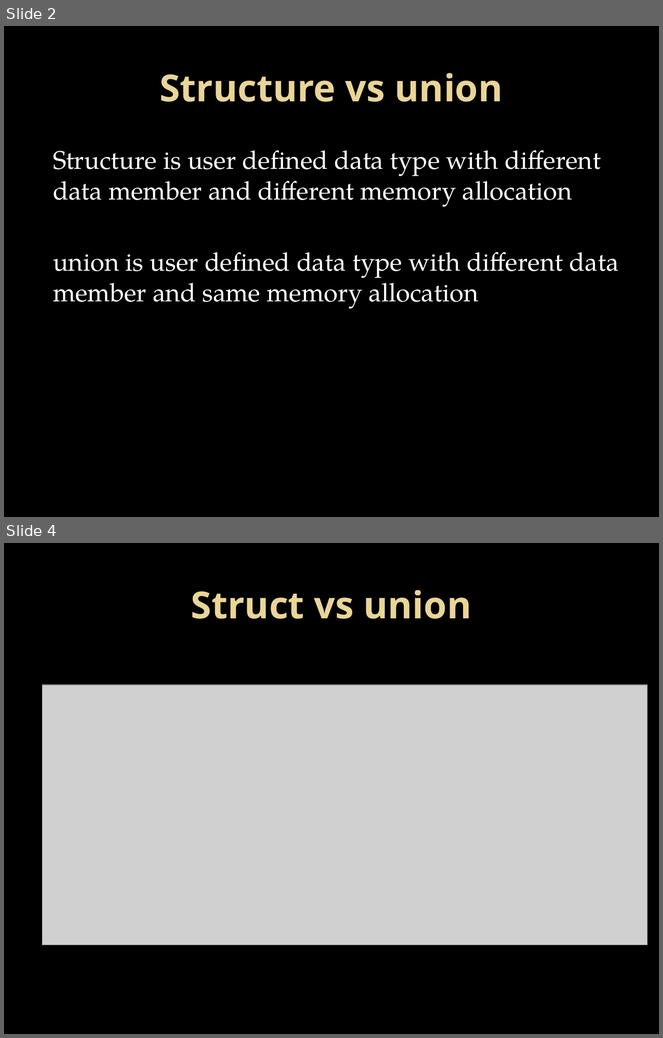
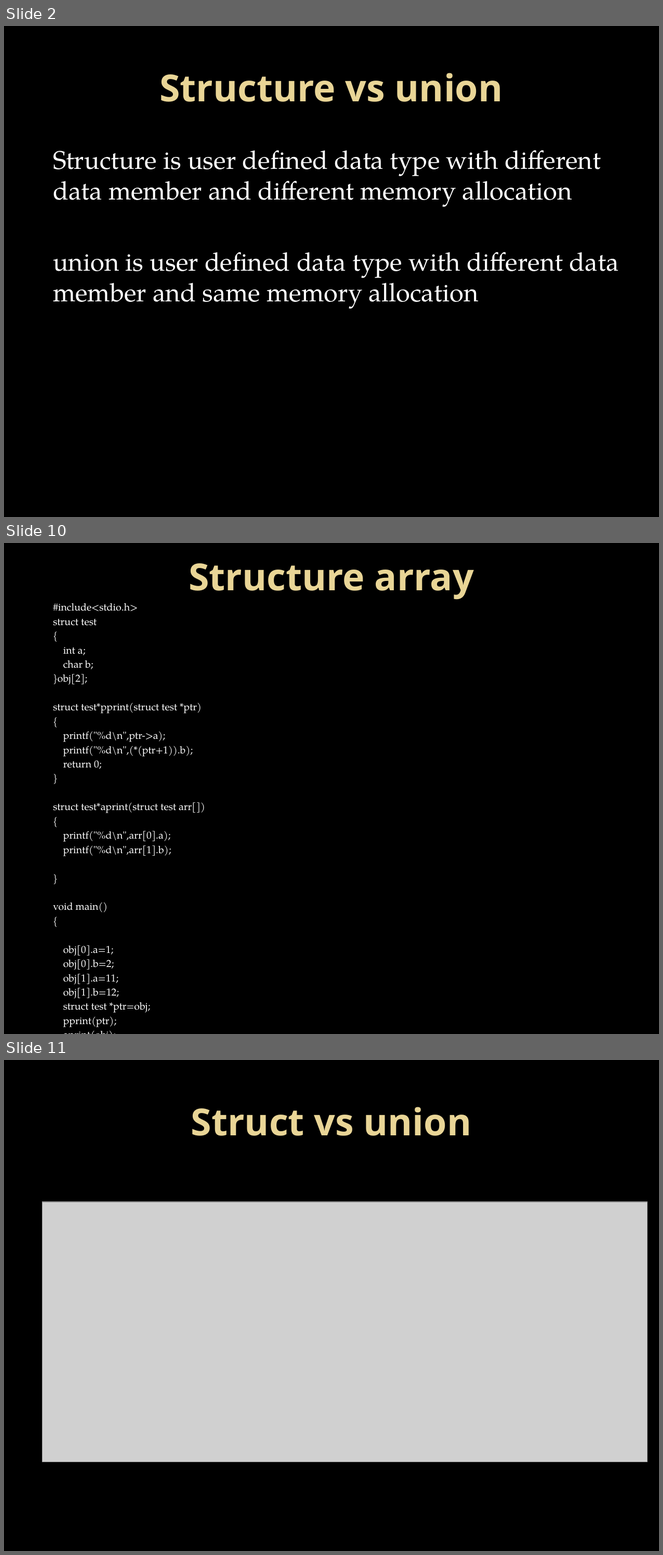
Before and after one commit to Mahesh-7/C_Programs, a slide deck: PPT/structure.pptx. Shown one above the other, each under a label of ours: slides 2 and 4 before the commit, slides 2, 10 and 11 after it; the slides between them are not shown. The pictures are 663x1038 and 663x1555 pixels, drawn with LibreOffice and Linux fonts; fonts in the diff are those of the drawing; grey boxes stand for pictures; background and template pictures are left out. Boxes give left, top, right and bottom in pixels: in the first picture for what was removed or moved away, otherwise in the second. Text is boxed around its words. In the diff, an @@ line names an element or a change of style, - is before the commit and + after.

```diff
--- a/PPT/structure.pptx
+++ b/PPT/structure.pptx
@@ slide 10 added at (4, 543, 659, 1034), background picture (left out) @@
@@ title added at (189, 563, 474, 600), 41 pt, text gradient #EAD696 to #E7D081, bold @@
+Structure array
@@ text added at (53, 603, 205, 1028), 11.2 pt, text #FFFFFF @@
+#include<stdio.h>
+struct test
+{
+int a;
+char b;
+}obj[2];
+struct test*pprint(struct test *ptr)
+{
+printf("%d\n",ptr->a);
+printf("%d\n",(*(ptr+1)).b);
+return 0;
+}
+struct test*aprint(struct test arr[])
+{
+printf("%d\n",arr[0].a);
+printf("%d\n",arr[1].b);
+}
+void main()
+{
+obj[0].a=1;
+obj[0].b=2;
+obj[1].a=11;
+obj[1].b=12;
+struct test *ptr=obj;
+pprint(ptr);
+aprint(obj);
+}
@@ what was slide 4 is now slide 11 @@
```
Also in this commit, not shown: 5 slides changed, 7 other slides added.
